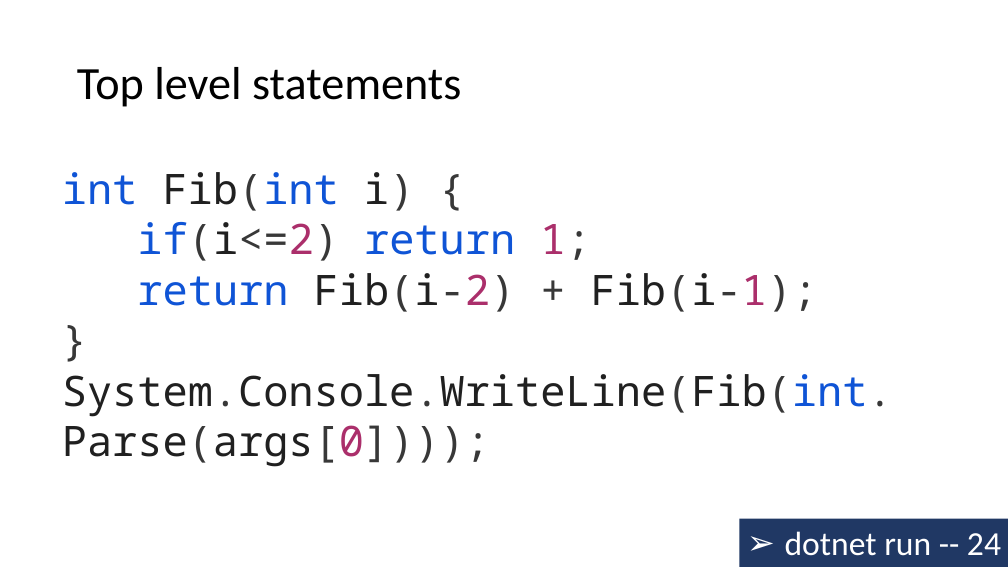
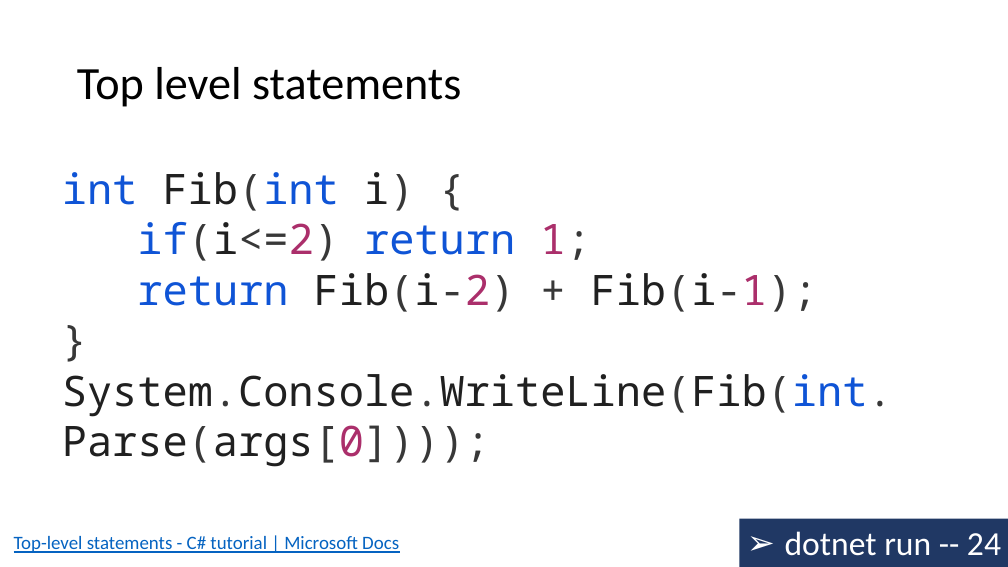
Before and after one commit to guillaume-chervet/course.dotnet, a slide deck: slide 59 of documentations/dotnet6.pptx (slide 58 before the commit). Drawn at 1008x567 pixels with LibreOffice and Linux fonts; fonts in the diff are those of the drawing. Boxes give left, top, right and bottom in pixels: in the first picture for what was removed or moved away, otherwise in the second. Text is boxed around its words. In the diff, an @@ line names an element or a change of style, - is before the commit and + after.

```diff
--- a/documentations/dotnet6.pptx
+++ b/documentations/dotnet6.pptx
@@ text added at bbox=[14, 536, 399, 553], 18 pt, text #0563C1, underline @@
+Top-level statements - C# tutorial | Microsoft Docs
```
Also in this commit, not shown: 2 other slides changed, 3 slides added.
